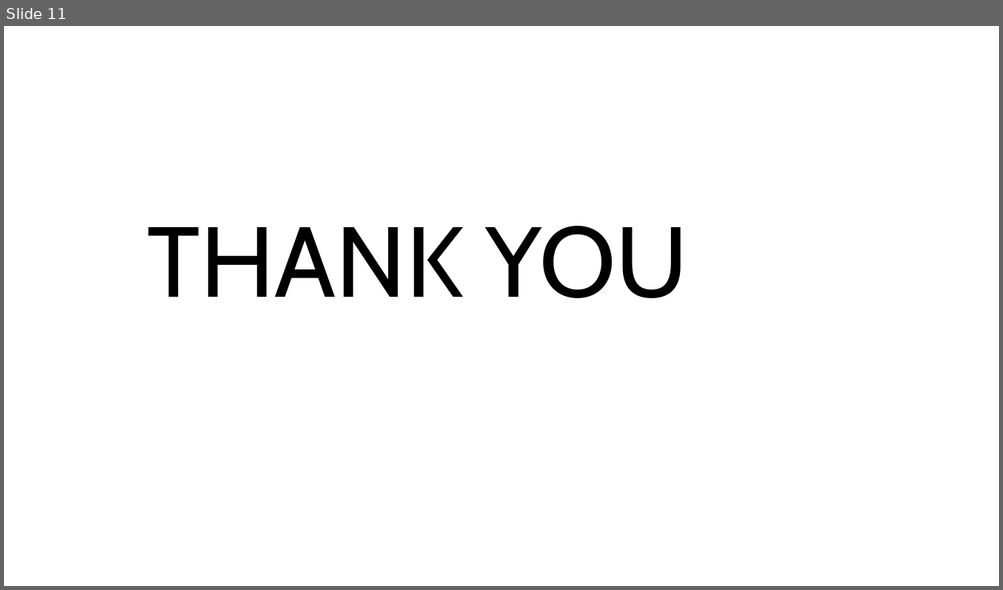
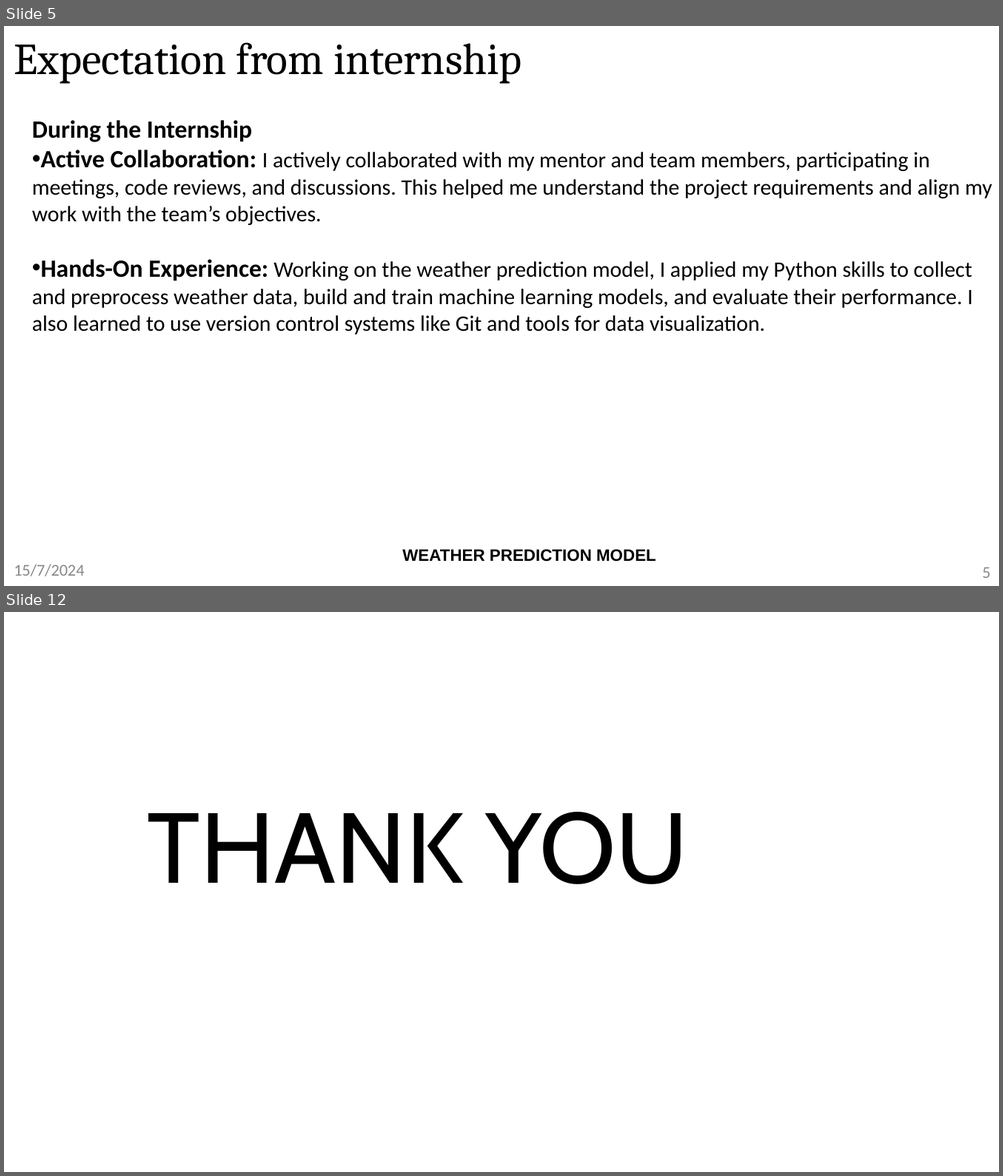
Before and after one commit to Anish202020/6th-Semester, a slide deck: Report and PPT/Internship/Ppt/Anish Kumar 1AY21CS028 Internship 6thsem-21scheme.pptx. Shown one above the other, each under a label of ours: slide 11 before the commit, slides 5 and 12 after it; the slides between them are not shown. The pictures are 1003x590 and 1003x1176 pixels, drawn with LibreOffice and Linux fonts; fonts in the diff are those of the drawing; background and template pictures are left out. Boxes give left, top, right and bottom in pixels: in the first picture for what was removed or moved away, otherwise in the second. Text is boxed around its words. In the diff, an @@ line names an element or a change of style, - is before the commit and + after.

```diff
--- a/Report and PPT/Internship/Ppt/Anish Kumar 1AY21CS028 Internship 6thsem-21scheme.pptx
+++ b/Report and PPT/Internship/Ppt/Anish Kumar 1AY21CS028 Internship 6thsem-21scheme.pptx
@@ slide 5 added at bbox=[4, 26, 999, 586], background #FFFFFF @@
@@ title added at bbox=[14, 42, 522, 84], 32 pt, text #000000 @@
+Expectation from internship
@@ text added at bbox=[32, 120, 992, 335], 16 pt, text #000000 @@
+During the Internship
+• Active Collaboration: I actively collaborated with my mentor and team members, participating in meetings, code reviews, and discussions. This helped me understand the project requirements and align my work with the team’s objectives.
+• Hands-On Experience: Working on the weather prediction model, I applied my Python skills to collect and preprocess weather data, build and train machine learning models, and evaluate their performance. I also learned to use version control systems like Git and tools for data visualization.
@@ text added at bbox=[402, 549, 656, 562], 12 pt, text #000000, bold @@
+WEATHER PREDICTION MODEL
@@ text added at bbox=[14, 564, 84, 577], 12 pt, text #888888 @@
+15/7/2024
@@ page number added at bbox=[982, 567, 990, 578], 12 pt, text #888888 @@
+5
@@ what was slide 11 is now slide 12 @@
```
Also in this commit, not shown: 9 slides changed, 1 other slide added, 1 slide removed, 15 other files.
